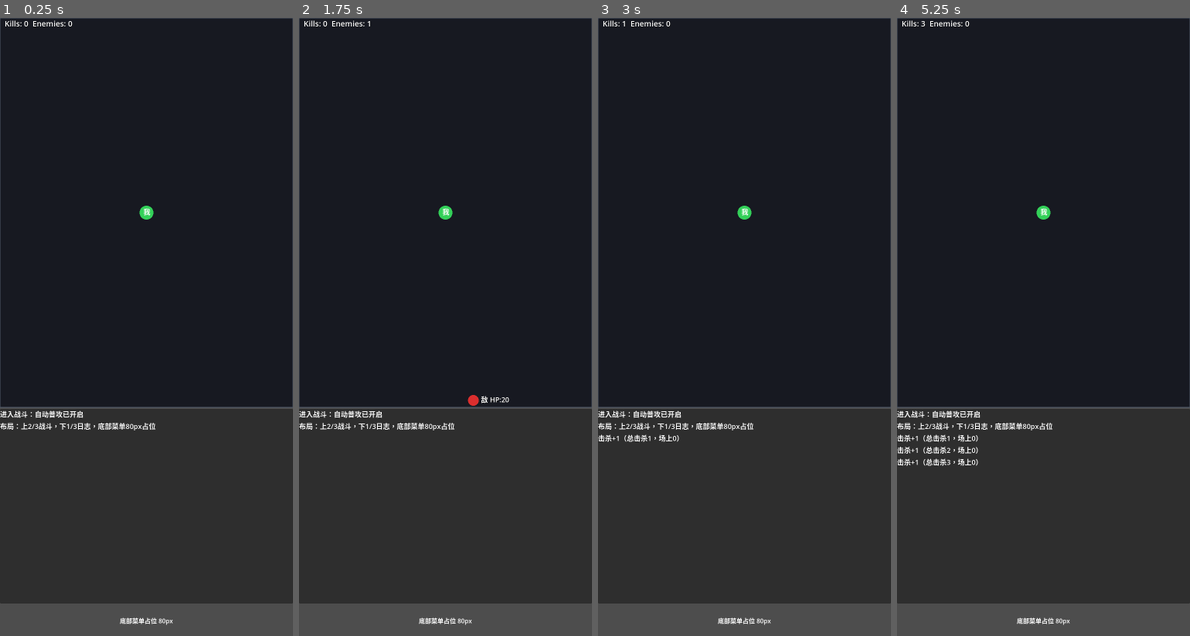
Above: before the commit, frames 1-4 (left to right).
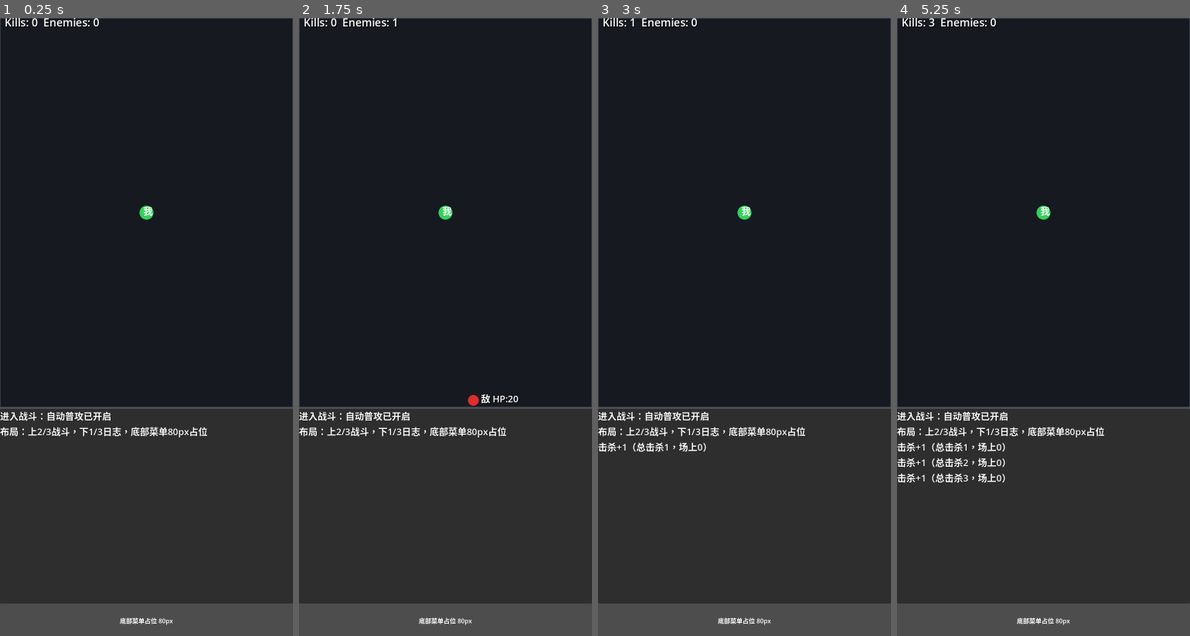
Above: after the commit, the same moments.

Repository: eat-chestnut/shanhaiidle
Game: Godot game, scene res://ui/pages/PageBattle.tscn
Same seed, same stepped clock (60 frames per second), same inputs: the game is played once before the commit and once after it.
Inputs:
- Up to frame 1 (0.25 s): no input
- Up to frame 2 (1.75 s): tap Enter at 0.5 s; tap Space at 1.25 s
- Up to frame 3 (3 s): tap Enter at 2.75 s
- Up to frame 4 (5.25 s): tap Space at 4.25 s; tap Enter at 5 s

The runs differ from the first frame. In frame 1, 1.4% of the frame differs, in the area x 0-71%, y 0-68%; in frame 2, 1.5%; in frame 3, 1.8%; in frame 4, 2.4%, in the area x 0-71%, y 0-76%.

Commit message:
Prompt 1.7：全局字体可读性提升（战斗 HUD/敌人/玩家/日志）
目标：把字体改成“手机可读”，并让日志更疏朗。

A) 修改 res://ui/components/LogPanel.gd
要求：
- 字号提升到 24
- 行距更大：给 Label 增加最小高度（custom_minimum_size.y = 30）
- 轮廓加强：outline_size = 2
- 仍然最多保留 200 行
- 仍然自动滚动到底部

实现方式：
- 在 append_log 里给每个 Label 设置 LabelSettings（font_size=24, outline_size=2, outline_color=黑色）
- lb.custom_minimum_size = Vector2(0, 30)

B) 修改 res://ui/pages/BattleCanvas.gd
把 _draw() 的字号改成：
- HUD（Kills/Enemies）= 28
- 玩家“我”= 24
- 敌人“敌 HP:xx”= 24

并把阴影偏移从 (1,1) 改为 (2,2)，更清晰。

验收：
- 日志不用凑近也能读
- HUD 在顶部清晰明显

Diff:
--- a/ui/components/LogPanel.gd
+++ b/ui/components/LogPanel.gd
@@ -1,6 +1,6 @@
 extends ScrollContainer
 
-const MAX_LOGS := 220
+const MAX_LOGS := 200
 
 @onready var _log_container: VBoxContainer = $VBoxContainer
 
@@ -9,10 +9,11 @@
 	label.text = text
 	label.autowrap_mode = TextServer.AUTOWRAP_WORD_SMART
 	label.size_flags_horizontal = Control.SIZE_EXPAND_FILL
+	label.custom_minimum_size = Vector2(0, 30)
 
 	var label_settings := LabelSettings.new()
-	label_settings.font_size = 18
-	label_settings.outline_size = 1
+	label_settings.font_size = 24
+	label_settings.outline_size = 2
 	label_settings.outline_color = Color.BLACK
 	label.label_settings = label_settings
 
--- a/ui/pages/BattleCanvas.gd
+++ b/ui/pages/BattleCanvas.gd
@@ -1,8 +1,8 @@
 extends Control
 
-const PLAYER_LABEL_SIZE := 18
-const ENEMY_LABEL_SIZE := 18
-const HUD_LABEL_SIZE := 20
+const PLAYER_LABEL_SIZE := 24
+const ENEMY_LABEL_SIZE := 24
+const HUD_LABEL_SIZE := 28
 
 var player := {
 	"pos": Vector2.ZERO,
@@ -180,7 +180,7 @@
 	if with_shadow:
 		draw_string(
 			font,
-			pos + Vector2(1, 1),
+			pos + Vector2(2, 2),
 			text,
 			HORIZONTAL_ALIGNMENT_LEFT,
 			-1,
